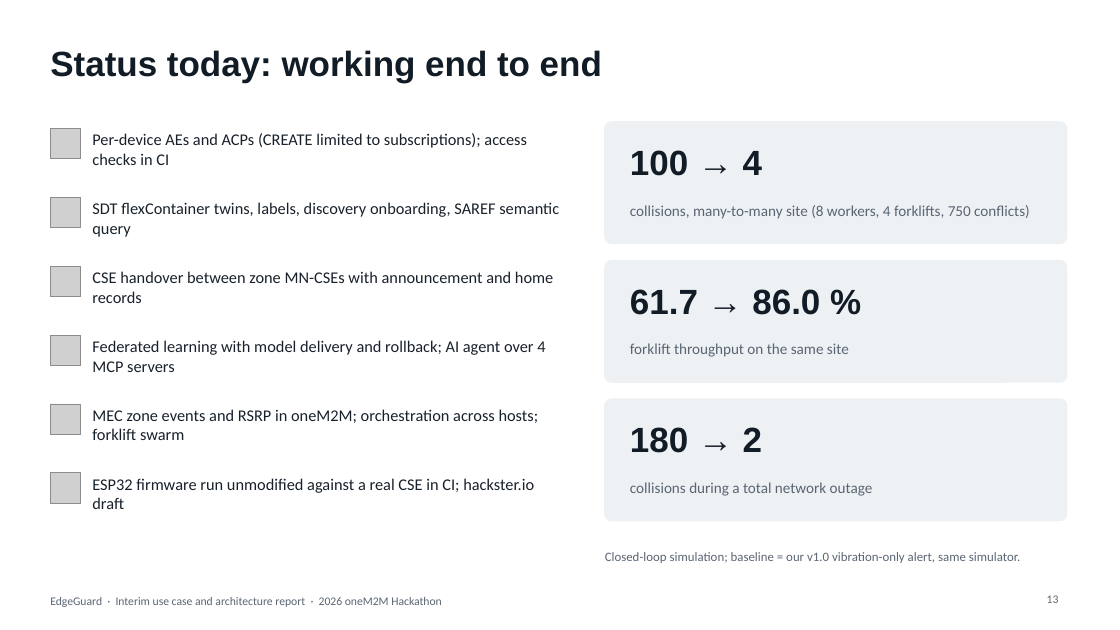
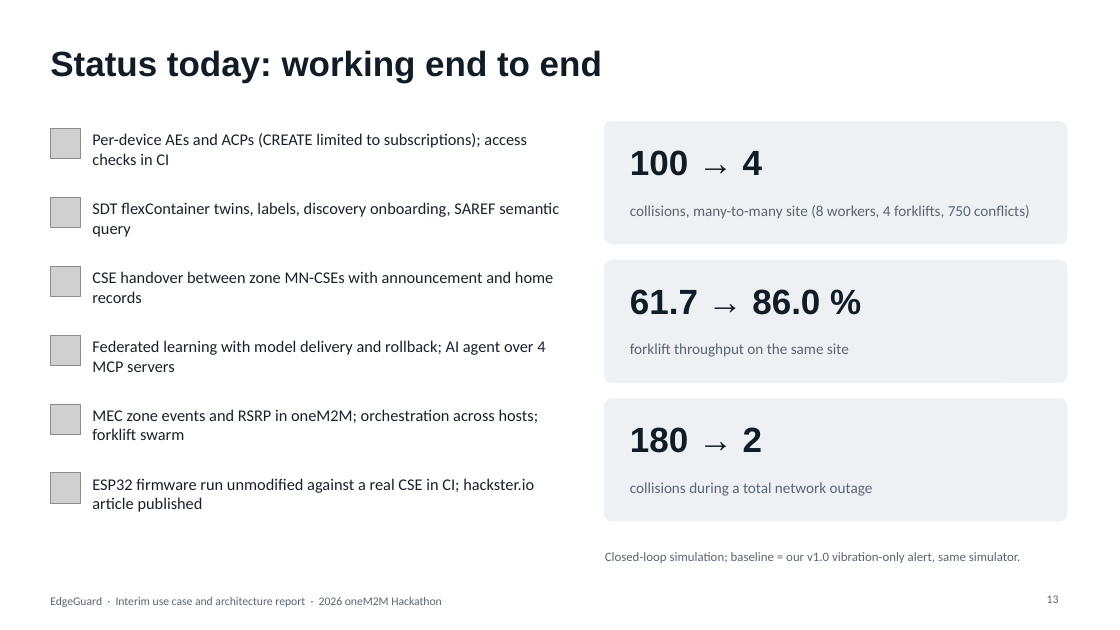
Before and after one commit to ljw22112/Edgeguard, a slide deck: slide 13 of docs/submissions/EdgeGuard_Interim_Report.pptx. Drawn at 1120x630 pixels with LibreOffice and Linux fonts; fonts in the diff are those of the drawing; grey boxes stand for pictures. Boxes give left, top, right and bottom in pixels: in the first picture for what was removed or moved away, otherwise in the second. Text is boxed around its words. In the diff, an @@ line names an element or a change of style, - is before the commit and + after.

```diff
--- a/docs/submissions/EdgeGuard_Interim_Report.pptx
+++ b/docs/submissions/EdgeGuard_Interim_Report.pptx
@@ text at [92,478,534,512]: text changed @@
-ESP32 firmware run unmodified against a real CSE in CI; hackster.io draft
+ESP32 firmware run unmodified against a real CSE in CI; hackster.io article published
```
Also in this commit, not shown: 4 other slides changed.
